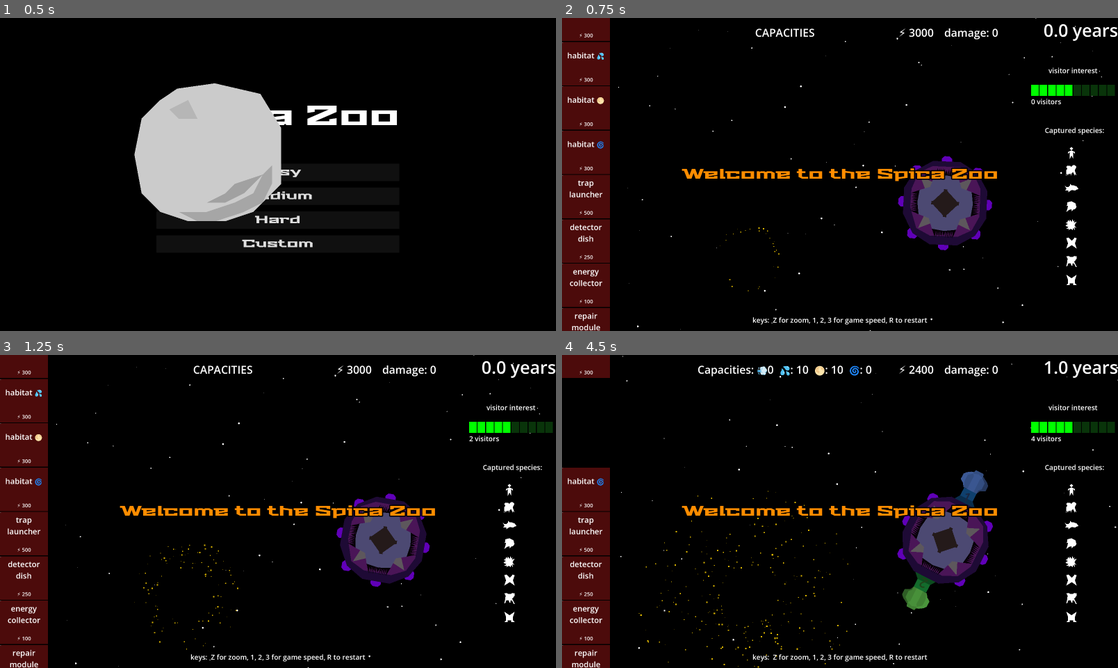
Above: before the commit, frames 1-4 (two rows, left to right).
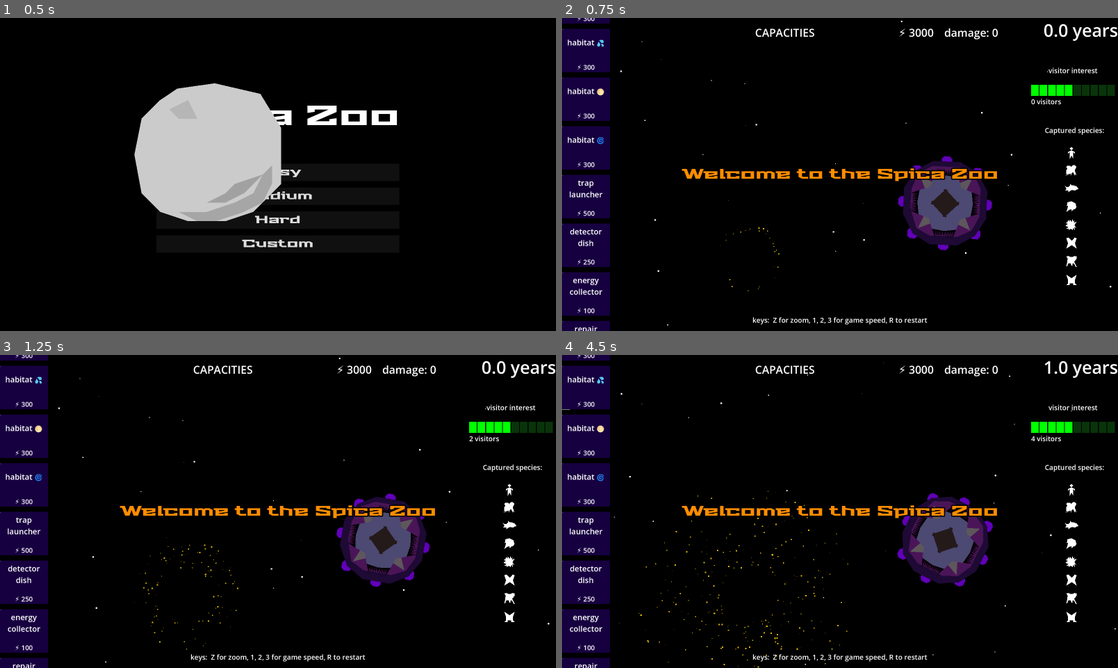
Above: after the commit, the same moments.

Repository: opensourceame/tins-2026
Game: Godot game, scene res://screens/start.tscn
Same seed, same stepped clock (60 frames per second), same inputs: the game is played once before the commit and once after it.
Inputs (mouse positions are in pixels of both pictures, inside the frame that each line leads up to):
- Up to frame 1 (0.5 s): no input
- Up to frame 2 (0.75 s): click "Easy" at 0.5 s
- Up to frame 3 (1.25 s): no input
- Up to frame 4 (4.5 s): tap Enter at 1.25 s; move the mouse to (584, 355) at 1.27 s; hold W 1.28-2.03 s; tap R at 1.35 s; click (584, 355) at 1.42 s; move the mouse to (584, 401) at 2.02 s; hold S 2.03-2.75 s; tap G at 2.1 s; click (584, 401) at 2.17 s; click "Try Again" at 2.75 s; move the mouse to (584, 401) at 3.52 s; hold W from 3.53 s (still down); tap 1 at 3.6 s; click (584, 401) at 3.67 s; move the mouse to (584, 445) at 4.27 s; tap 2 at 4.35 s; click (584, 445) at 4.42 s

Frame 1 is identical in both runs. In frame 2, 8.7% of the frame differs, in the area x 0-99%, y 0-100%; in frame 3, 8.7%; in frame 4, 9.6%, in the area x 0-100%, y 0-100%.

Commit message:
time delayed construction

Diff:
--- a/background/stars.gd
+++ b/background/stars.gd
@@ -1,13 +1,13 @@
 extends Node2D
 
-const STARS = 200
+const STARS = 400
 
 func _ready():
     queue_redraw()
 
 func _draw():
     for i in range(STARS):
-        var pos = Vector2(randi_range(-1000, 3000), randi_range(-500, 2000))
+        var pos = Vector2(randi_range(-2000, 8000), randi_range(-2000, 3000))
         var radius = randi_range(1, 4)
 
         draw_circle(pos, radius, Color.WHITE)
--- a/common/signal_bus.gd
+++ b/common/signal_bus.gd
@@ -10,3 +10,4 @@
 signal energy_collected
 signal energy_consumed(consumer)
 signal spica_damage
+signal repair_module_dismantle
--- a/hud/hud.tscn
+++ b/hud/hud.tscn
@@ -384,6 +384,7 @@
 
 [node name="ItemQueue" type="Control" parent="LeftBar" unique_id=1625810702]
 unique_name_in_owner = true
+visible = false
 custom_minimum_size = Vector2(220, 0)
 layout_mode = 2
 size_flags_horizontal = 2
--- a/hud/item_queue.gd
+++ b/hud/item_queue.gd
@@ -19,9 +19,6 @@
     item.type = type
     item.data = data
     item.label.text = type.replace("_", "\n")
-
-    if item.find_parent("PermanentItems"):
-        item.get_node("ColorRect").color = Color(0.299, 0.044, 0.044, 1.0)
 
     if env:
         item.label.text += " " + env_icon(env)
--- a/hud/place_item.gd
+++ b/hud/place_item.gd
@@ -1,10 +1,10 @@
 class_name PlaceItem
 extends Control
 
-enum State { ENABLED, DISABLED }
+enum State { READY, BUSY, DISABLED }
 var type
 var data = {}
-var current_state = State.ENABLED
+var current_state = State.READY
 
 @onready var game: = get_tree().current_scene
 @onready var spica = game.spica
@@ -12,7 +12,7 @@
 @onready var energy_label: Label = $EnergyLabel
 
 func _gui_input(event):
-    if current_state == State.DISABLED:
+    if not current_state == State.READY:
         return
 
     if event is InputEventMouseButton and event.pressed and event.button_index == MOUSE_BUTTON_LEFT:
@@ -25,65 +25,15 @@
 
         match type:
             "habitat":
-                var target_env = data.get("environment", "oxygen")
-                var habitat: Habitat
+                var environment = data.get("environment", "oxygen")
 
-                for c in spica.components:
-                    if c is Habitat and c.environment == target_env:
-                        habitat = c
-                        break
-
-                if habitat:
-                    if habitat.capacity > 99:
-                        game.hud.queue_message("habitat full")
-                        return
-                    habitat.grow()
-                else:
-                    for a in spica.anchors:
-                        if not a.has_component():
-                            anchor = a
-                            break
-
-                    if not anchor:
-                        game.hud.queue_message("no space for habitat")
-                        return
-
-                    var new_habitat = Spawner.habitat()
-                    var i = 1
-                    for c in spica.components:
-                        if c is Habitat:
-                            i += 1
-                    new_habitat.name = str(i)
-                    new_habitat.environment = target_env
-                    spica.add_component(anchor, new_habitat)
-                    new_habitat.grow()
-                    habitat = new_habitat
-
-                var item_type = type
-                var item_data = data
-
-                SignalBus.energy_consumed.emit(type)
-
-                disable_me()
-
-                var timer = Timer.new()
-                timer.wait_time = 10.0
-                timer.timeout.connect(enable_me)
-                add_child(timer)
-                timer.start()
-                return
+                return create_or_grow_habitat(environment)
 
             "energy_collector":
                 return add_or_upgrade_energy_collector()
 
             "trap_launcher":
-                for a in spica.anchors:
-                    if not a.has_component():
-                        anchor = a
-                        break
-                if not anchor:
-                    return
-                component = Spawner.trap_launcher()
+                return add_trap_launcher()
             "detector_dish":
                 return add_or_upgrade_detector_dish()
             "repair_module":
@@ -105,65 +55,133 @@
 
         queue_free()
 
-func disable_me():
-    modulate = Color.BLACK
-    current_state = State.DISABLED
-
-func enable_me():
-    modulate = Color.WHITE
-    current_state = State.ENABLED
-
 func find_free_anchor():
     for a in spica.anchors:
         if not a.has_component():
               return a
 
+
+func create_or_grow_habitat(environment):
+    var habitat: Habitat
+
+    for c in spica.components:
+        if c is Habitat and c.environment == environment:
+            habitat = c
+            break
+
+    trigger_progress_bar(10, func():
+        if habitat:
+            if habitat.capacity > 99:
+                game.hud.queue_message("habitat full")
+                return
+            habitat.grow()
+        else:
+
+            var a = find_free_anchor()
+            if not a:
+                return no_space()
+
+            var new_habitat = Spawner.habitat()
+            #var i = 1
+            #for c in spica.components:
+                #if c is Habitat:
+                    #i += 1
+            #new_habitat.name = str(i)
+            new_habitat.name = environment[0]
+            new_habitat.environment = environment
+            spica.add_component(a, new_habitat)
+            new_habitat.grow()
+            habitat = new_habitat
+
+        var item_type = type
+        var item_data = data
+
+        SignalBus.energy_consumed.emit(type)
+    )
+
 func add_or_upgrade_detector_dish():
     if not spica.detector_dish:
-        var a = find_free_anchor()
-        if not a:
-            return no_space()
+        SignalBus.energy_consumed.emit("detector_dish")
 
-        return spica.add_component(a, Spawner.detector_dish())
-    else:
+        trigger_progress_bar(5.0, func():
+            spica.add_component(find_free_anchor(), Spawner.detector_dish())
+            if not spica.detector_dish.can_upgrade():
+                queue_free()
+        )
+        return
+
+    trigger_progress_bar(5.0, func():
         spica.detector_dish.update_detect_distance()
+        if not spica.detector_dish.can_upgrade():
+            queue_free()
+    )
 
     SignalBus.energy_consumed.emit("detector_dish")
 
-    if not spica.detector_dish.can_upgrade():
-        queue_free()
+
+func add_trap_launcher():
+    if not spica.trap_launcher:
+        SignalBus.energy_consumed.emit("trap_launcher")
+
+        trigger_progress_bar(5.0, func():
+            spica.add_component(find_free_anchor(), Spawner.trap_launcher())
+            queue_free()
+        )
+        return
+
 
 func add_or_upgrade_energy_collector():
     if not spica.energy_collector:
-        var a = find_free_anchor()
-        if not a:
-            return no_space()
 
-        spica.add_component(a, Spawner.energy_collector())
+        #if not a:
+            #return no_space()
+
+        trigger_progress_bar(5.0, func():
+            var a = find_free_anchor()
+            spica.add_component(a, Spawner.energy_collector())
+        )
     else:
-        if not spica.energy_collector.upgrade():
+        if not spica.energy_collector.can_upgrade():
             return
+
+        trigger_progress_bar(3.0, func():
+            spica.energy_collector.upgrade()
+            if not spica.energy_collector.can_upgrade():
+                queue_free()
+        )
 
     SignalBus.energy_consumed.emit("energy_collector")
 
-    if not spica.energy_collector.can_upgrade():
-        queue_free()
 
 func add_or_upgrade_repair_module():
     if not spica.repair_module:
-        var a = find_free_anchor()
-        if not a:
-            return no_space()
+        trigger_progress_bar(3.0, func():
+            spica.add_component(find_free_anchor(), Spawner.repair_module())
+        )
+    else:
+        if not spica.repair_module.can_upgrade():
+            return
 
-        spica.add_component(a, Spawner.repair_module())
-    else:
-        if not spica.repair_module.upgrade():
-            return
+        trigger_progress_bar(3.0, func():
+            spica.repair_module.upgrade()
+            if not spica.repair_module.can_upgrade():
+                queue_free()
+            )
 
     SignalBus.energy_consumed.emit("repair_module")
 
-    if not spica.repair_module.can_upgrade():
-        queue_free()
 
 func no_space():
     game.hud.queue_message("Spica has no free slots")
+
+func trigger_progress_bar(seconds: float, callback: Callable = Callable()):
+    current_state = State.BUSY
+
+    var tween = create_tween()
+    tween.tween_property(%ProgressBar, "size", Vector2(200, 10), seconds)
+    tween.tween_callback(func():
+        %ProgressBar.size.x = 0
+        current_state = State.READY
+        if callback.is_valid():
+            callback.call()
+    )
--- a/hud/place_item.tscn
+++ b/hud/place_item.tscn
@@ -3,7 +3,7 @@
 [ext_resource type="Script" uid="uid://2k2cklvle2y3" path="res://hud/place_item.gd" id="1_oha4e"]
 
 [node name="PlaceItem" type="Control" unique_id=1258421632]
-custom_minimum_size = Vector2(200, 200)
+custom_minimum_size = Vector2(200, 220)
 layout_mode = 3
 anchors_preset = 0
 offset_right = 200.0
@@ -15,6 +15,8 @@
 anchors_preset = 15
 anchor_right = 1.0
 anchor_bottom = 1.0
+offset_right = 1.0
+offset_bottom = -20.0
 grow_horizontal = 2
 grow_vertical = 2
 mouse_filter = 1
@@ -37,9 +39,32 @@
 anchor_top = 1.0
 anchor_right = 1.0
 anchor_bottom = 1.0
-offset_top = -52.0
+offset_top = -70.0
+offset_bottom = -18.0
 grow_horizontal = 2
 grow_vertical = 0
-theme_override_font_sizes/font_size = 24
+theme_override_font_sizes/font_size = 31
 horizontal_alignment = 1
 vertical_alignment = 1
+
+[node name="Progress" type="Control" parent="." unique_id=1480158377]
+custom_minimum_size = Vector2(0, 20)
+layout_mode = 1
+anchors_preset = 12
+anchor_top = 1.0
+anchor_right = 1.0
+anchor_bottom = 1.0
+offset_top = -20.0
+grow_horizontal = 2
+grow_vertical = 0
+
+[node name="ProgressBar" type="ColorRect" parent="Progress" unique_id=55580476]
+unique_name_in_owner = true
+layout_mode = 1
+anchors_preset = 15
+anchor_right = 1.0
+anchor_bottom = 1.0
+offset_right = -200.0
+offset_bottom = -20.0
+grow_horizontal = 2
+grow_vertical = 2
--- a/main.gd
+++ b/main.gd
@@ -67,6 +67,7 @@
     SignalBus.moon_trap_returned.connect(on_moon_trap_returned)
     SignalBus.spica_damage.connect(on_spica_damage)
     SignalBus.species_captured.connect(on_species_captured)
+    SignalBus.habitat_overcrowded.connect(on_habitat_overcrowded)
 
     SignalBus.habitat_overcrowded.connect(func(_h): SoundBus.play("alarm-long"))
 
@@ -220,6 +221,9 @@
     else:
         visitor_interest += 1
 
+func on_habitat_overcrowded(habitat):
+    hud.queue_message("the " + habitat.environment + " habitat is overcrowded!")
+
 func lose_interest():
     visitor_interest -= 1
 
--- a/main.tscn
+++ b/main.tscn
@@ -13,37 +13,44 @@
 
 [node name="World" type="CanvasLayer" parent="." unique_id=1006583992]
 
+[node name="SolarSystem7" parent="World" unique_id=1622112534 instance=ExtResource("4_lquwl")]
+position = Vector2(5374, 953)
+
 [node name="Stars" parent="World" unique_id=149245613 instance=ExtResource("2_7mycd")]
 
 [node name="Sun" parent="World" unique_id=851595133 instance=ExtResource("6_7mycd")]
 position = Vector2(855, 1104)
 
+[node name="SolarSystem" parent="World/Sun" unique_id=210242942 instance=ExtResource("4_lquwl")]
+position = Vector2(-2486, 990)
+
 [node name="Spica" parent="World" unique_id=841173338 instance=ExtResource("2_0xm2m")]
 z_index = 5
 position = Vector2(1764, 852)
 
-[node name="SolarSystem" parent="World" unique_id=210242942 instance=ExtResource("4_lquwl")]
+[node name="SolarSystem" parent="World" unique_id=1925794854 instance=ExtResource("4_lquwl")]
 position = Vector2(-929.188, -607.6516)
 
 [node name="SolarSystem3" parent="World" unique_id=500073210 instance=ExtResource("4_lquwl")]
-position = Vector2(3144, 913)
+position = Vector2(3040, 905)
 
 [node name="SolarSystem2" parent="World" unique_id=108115157 instance=ExtResource("4_lquwl")]
-position = Vector2(318, 2661)
+position = Vector2(758, 3433)
 
 [node name="SolarSystem4" parent="World" unique_id=911011653 instance=ExtResource("4_lquwl")]
-position = Vector2(3966, 2538)
+position = Vector2(4502, 2852)
 
 [node name="SolarSystem5" parent="World" unique_id=524022045 instance=ExtResource("4_lquwl")]
 position = Vector2(1163.196, -929.2998)
 
 [node name="SolarSystem6" parent="World" unique_id=972098454 instance=ExtResource("4_lquwl")]
-position = Vector2(4227, -659)
+position = Vector2(4427, -1037)
 
 [node name="Overlays" type="CanvasLayer" parent="." unique_id=2092498231]
 
 [node name="Camera2D" type="Camera2D" parent="." unique_id=681715049]
 position = Vector2(982, 624)
+scale = Vector2(-3289.3083, 1497.7505)
 limit_left = -1
 limit_top = 0
 limit_right = 2559
--- a/solar_system/broadcasting_component.gd
+++ b/solar_system/broadcasting_component.gd
@@ -32,4 +32,4 @@
         return
 
     for r in range(MIN_RADIUS, radius, GAP):
-        draw_circle(Vector2.ZERO, r, Color(0.268, 0.268, 0.268, 1.7 - 1.0 * radius / MAX_RADIUS), false, 1)
+        draw_circle(Vector2.ZERO, r, Color(0.268, 0.268, 0.268, 2.0 - 1.0 * radius / MAX_RADIUS), false, 1)
--- a/solar_system/planet.gd
+++ b/solar_system/planet.gd
@@ -14,6 +14,7 @@
 var planet_name: String
 var environment: String = "oxygen"
 var species: Species
+var is_detected: bool = false
 
 const COLOR_RANGES = {
     30: Color.AQUAMARINE,
@@ -28,7 +29,7 @@
 const SPECIES_BY_ENV = {
     "oxygen":    [preload("res://species/humans.gd"),    preload("res://species/wibbles.gd")],
     "water":     [preload("res://species/fishoids.gd"),  preload("res://species/guppiez.gd")],
-    "sulphuric": [preload("res://species/hegrons.gd"), preload("res://species/sherzat.gd")],
+    "sulphuric": [preload("res://species/hegrons.gd"),   preload("res://species/sherzat.gd")],
     "plasma":    [preload("res://species/plasmoids.gd"), preload("res://species/embers.gd")],
 }
 
@@ -39,16 +40,22 @@
     if has_advanced_life:
         add_intelligent_species()
 
+func detect():
+    if is_detected:
+        return
+
+    is_detected = true
+    add_label()
+    add_child(BROADCASTING_COMPONENT.instantiate())
+
 func add_intelligent_species():
     detect_area.monitorable = true
+    orbit_area.input_event.connect(_on_detect_area_input)
     orbit_area.body_entered.connect(_on_orbit_entered)
     if game.planet_names.size() > 0:
         planet_name = game.planet_names.pop_back()
 
     set_random_environment()
-    add_label()
-
-    add_child(BROADCASTING_COMPONENT.instantiate())
 
 func _physics_process(delta: float) -> void:
     rotate(deg_to_rad(delta * rotation_speed))
@@ -69,8 +76,28 @@
 func calculate_color():
     for threshold in COLOR_RANGES:
         if size < threshold:
-            color = COLOR_RANGES[threshold]
+            color = COLOR_RANGES[threshold] - (Color.WHITE * randf_range(0.0, 0.4))
             break
+
+func _on_detect_area_input(viewport: Node, event: InputEvent, shape_idx: int) -> void:
+    if not is_detected:
+        return
+    if not event is InputEventMouseButton:
+        return
+    if not event.pressed or event.button_index != MOUSE_BUTTON_LEFT:
+        return
+
+    var launcher = game.spica.trap_launcher
+
+    if not launcher:
+        game.hud.queue_message("you need a trap launcher")
+        return
+
+    if not launcher.is_ready():
+        game.hud.queue_message("trap launcher is busy")
+        return
+
+    launcher.build(self)
 
 func _on_orbit_entered(body):
     if not body is MoonTrap:
@@ -85,3 +112,16 @@
     has_moon_trap = true
 
     body.orbit(self)
+
+func env_icon(env):
+    match env:
+        "water":
+            return "💦"
+        "oxygen":
+            return "💨"
+        "sulphuric":
+            return "🌕"
+        "plasma":
+            return "🌀"
+        _:
+            return ""
--- a/solar_system/planet.tscn
+++ b/solar_system/planet.tscn
@@ -3,7 +3,7 @@
 [ext_resource type="Script" uid="uid://ctmw6fdfmlxjq" path="res://solar_system/planet.gd" id="1_1odxm"]
 
 [sub_resource type="RectangleShape2D" id="RectangleShape2D_hbvo3"]
-size = Vector2(128, 128)
+size = Vector2(117, 117)
 
 [sub_resource type="CircleShape2D" id="CircleShape2D_1odxm"]
 radius = 96.332756
@@ -12,12 +12,12 @@
 script = ExtResource("1_1odxm")
 
 [node name="PlanetDetectArea" type="Area2D" parent="." unique_id=330385794]
-visible = false
 collision_layer = 256
 collision_mask = 256
 monitorable = false
 
 [node name="CollisionShape2D" type="CollisionShape2D" parent="PlanetDetectArea" unique_id=877450189]
+position = Vector2(-1.5, 1.5)
 shape = SubResource("RectangleShape2D_hbvo3")
 
 [node name="OrbitArea" type="Area2D" parent="." unique_id=1227362458]
--- a/solar_system/planet_label.gd
+++ b/solar_system/planet_label.gd
@@ -9,7 +9,8 @@
 @onready var control: Control = $Control
 
 func _ready():
-    $Control/Label.text = target.planet_name
+    var prefix = target.env_icon(target.environment)
+    $Control/Label.text = prefix + " " + target.planet_name
 
 func _physics_process(delta: float) -> void:
     global_position = target.global_position + OFFSET
--- a/spica/detector_dish.gd
+++ b/spica/detector_dish.gd
@@ -12,7 +12,7 @@
 
 var intelligent_planets = []
 var spica: Spica
-var detect_distance: int = 500
+var detect_distance: int = 750
 var colliding: bool = false
 
 func _ready():
@@ -35,10 +35,9 @@
         return
     if detect_ray.is_colliding():
         var area = detect_ray.get_collider()
-        if area.get_parent().has_advanced_life:
-            intelligence_detected.emit(area.get_parent())
-            SignalBus.intelligence_detected.emit(area.get_parent())
-            SoundBus.play("planet-detected")
+        var planet = area.get_parent()
+        if planet.has_advanced_life:
+            detected_intelligence(planet)
             colliding = true
     else:
         colliding = false
@@ -52,7 +51,7 @@
     if detect_distance >= MAX_DISTANCE:
         return
 
-    detect_distance += 500
+    detect_distance += 250
     detect_ray.target_position.y = -detect_distance
 
     queue_redraw()
@@ -67,6 +66,12 @@
         return
 
     print("SPICA: detected new intelligent planet ", planet)
+    planet.detect()
+
     intelligent_planets.append(planet)
     if spica:
         spica.register_intelligent_planet(planet)
+
+    intelligence_detected.emit(planet)
+    SignalBus.intelligence_detected.emit(planet)
+    SoundBus.play("planet-detected")
--- a/spica/energy_collector.tscn
+++ b/spica/energy_collector.tscn
@@ -20,6 +20,40 @@
 position = Vector2(0, -128)
 color = Color(0.45008665, 0.19163278, 0.13310355, 1)
 polygon = PackedVector2Array(-32, 0, -16, -64, -56, -112, 56, -112, 16, -64, 32, 0)
+
+[node name="Polygon2D" type="Polygon2D" parent="spire" unique_id=1541698301]
+scale = Vector2(0.996598, 1.1499714)
+color = Color(0.23693943, 0.10770608, 0.08029295, 1)
+polygon = PackedVector2Array(-32, -96, -16, -64, -24, -96)
+
+[node name="Polygon2D2" type="Polygon2D" parent="spire" unique_id=162143580]
+scale = Vector2(0.996598, 1.1499714)
+color = Color(0.23693943, 0.10770608, 0.08029295, 1)
+polygon = PackedVector2Array(24, -96, 16, -64, 32, -96)
+
+[node name="Polygon2D3" type="Polygon2D" parent="spire" unique_id=2043893108]
+scale = Vector2(0.996598, 1.1499714)
+color = Color(0.23693943, 0.10770608, 0.08029295, 1)
+polygon = PackedVector2Array(-16, -96, -8, -64, -8, -96)
+
+[node name="Polygon2D4" type="Polygon2D" parent="spire" unique_id=947922705]
+position = Vector2(16, 0)
+scale = Vector2(0.498299, 1.1499714)
+color = Color(0.23693943, 0.10770608, 0.08029295, 1)
+polygon = PackedVector2Array(-16, -96, -16, -64, 0, -96)
+
+[node name="Polygon2D5" type="Polygon2D" parent="spire" unique_id=2004008304]
+color = Color(0.23693943, 0.10770608, 0.08029295, 1)
+polygon = PackedVector2Array(-24, 0, -16, 0, -8, -64)
+
+[node name="Polygon2D7" type="Polygon2D" parent="spire" unique_id=1315561743]
+position = Vector2(8, 0)
+color = Color(0.23693943, 0.10770608, 0.08029295, 1)
+polygon = PackedVector2Array(-16, 0, 0, 0, -8, -64)
+
+[node name="Polygon2D6" type="Polygon2D" parent="spire" unique_id=1105754230]
+color = Color(0.23693943, 0.10770608, 0.08029295, 1)
+polygon = PackedVector2Array(16, 0, 24, 0, 8, -64)
 
 [node name="Polygon2D2" type="Polygon2D" parent="." unique_id=1000203067]
 color = Color(0.51142144, 0.27894917, 0.17434588, 1)
@@ -86,5 +120,6 @@
 collision_mask = 131072
 
 [node name="CollisionShape2D" type="CollisionShape2D" parent="CollectArea" unique_id=1492398382]
+visible = false
 position = Vector2(0, -255.5)
 shape = SubResource("RectangleShape2D_6lfwl")
--- a/spica/habitat/habitat.gd
+++ b/spica/habitat/habitat.gd
@@ -90,7 +90,6 @@
     for v in spine.get_children():
         v.animate_damaged()
 
-
 func is_over_capacity():
     return capacity < 0
 
--- a/spica/repair_module.gd
+++ b/spica/repair_module.gd
@@ -15,6 +15,12 @@
 
     repair_timer.timeout.connect(repair)
     repair_timer.start()
+
+    var timer = Timer.new()
+    add_child(timer)
+    timer.wait_time = 30.0
+    timer.timeout.connect(remove_module)
+    timer.start()
 
 func repair():
     if spica.damage < 1:
@@ -35,3 +41,7 @@
     repair_timer.wait_time = _repair_interval
     repair_timer.start()
     return true
+
+func remove_module():
+    SignalBus.repair_module_dismantle.emit()
+    queue_free()
--- a/spica/spica.gd
+++ b/spica/spica.gd
@@ -18,6 +18,7 @@
 var detector_dish: DetectorDish
 var energy_collector: EnergyCollector
 var repair_module: RepairModule
+var trap_launcher: TrapLauncher
 
 func _ready():
     for a in $Anchors.get_children():
@@ -25,6 +26,7 @@
 
     SignalBus.intelligence_detected.connect(_on_intelligence_detected)
     SignalBus.habitat_capacity_changed.connect(_on_habitat_capacity_changed)
+    SignalBus.repair_module_dismantle.connect(_on_repair_module_dismantle)
 
     crash_area.body_entered.connect(_on_body_entered)
     return_area.body_entered.connect(_on_return_area_entered)
@@ -53,10 +55,11 @@
     if component is RepairModule:
         repair_module = component
 
-func trap_launcher():
-    for c in components:
-        if c is TrapLauncher:
-            return c
+    if component is TrapLauncher:
+        trap_launcher = component
+
+#func trap_launcher():
+    #return trap_launcher
 
 func _on_intelligence_detected(planet):
     pass
@@ -120,7 +123,7 @@
 
 func get_habitat_for(environment: String) -> Habitat:
     for c in components:
-        if c is Habitat and c.environment == environment:
+        if c and c is Habitat and c.environment == environment:
             return c
     return null
 
@@ -157,3 +160,6 @@
     var damage = load("res://damage.tscn").instantiate()
     add_child(damage)
     damage.position = pos
+
+func _on_repair_module_dismantle():
+    repair_module = null
--- a/sun.gd
+++ b/sun.gd
@@ -12,9 +12,10 @@
     particles.emitting = true
     #pulse_in()
     #queue_redraw()
+    #return
 
 func _draw():
-    draw_circle(Vector2.ZERO, 128, Color.YELLOW * circle_modulation)
+    draw_circle(Vector2.ZERO, 256, Color.YELLOW * circle_modulation)
 
 func pulse_in():
     var tween = create_tween()
Not shown, changed: export_presets.cfg
Not shown, changed: TODO.md
